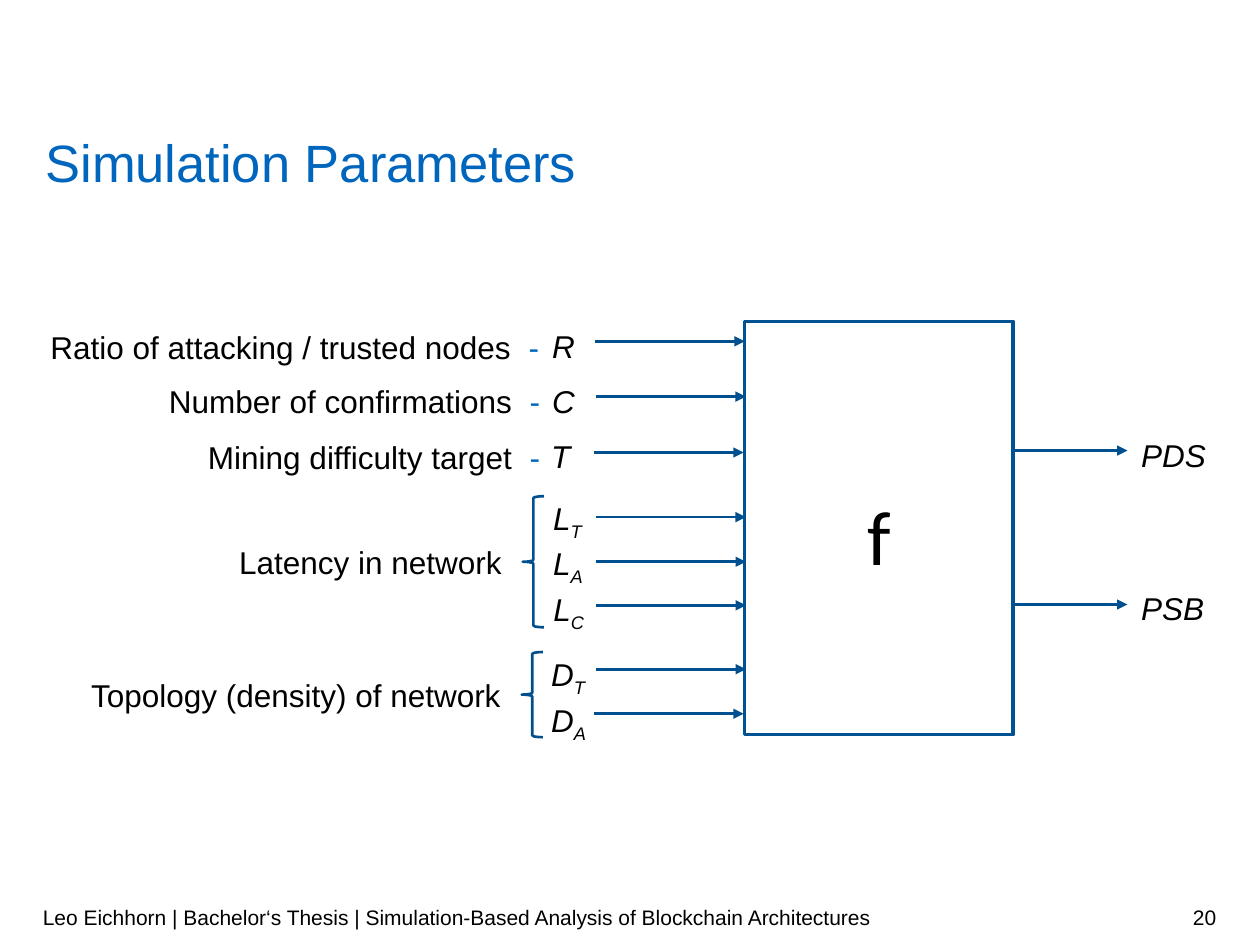
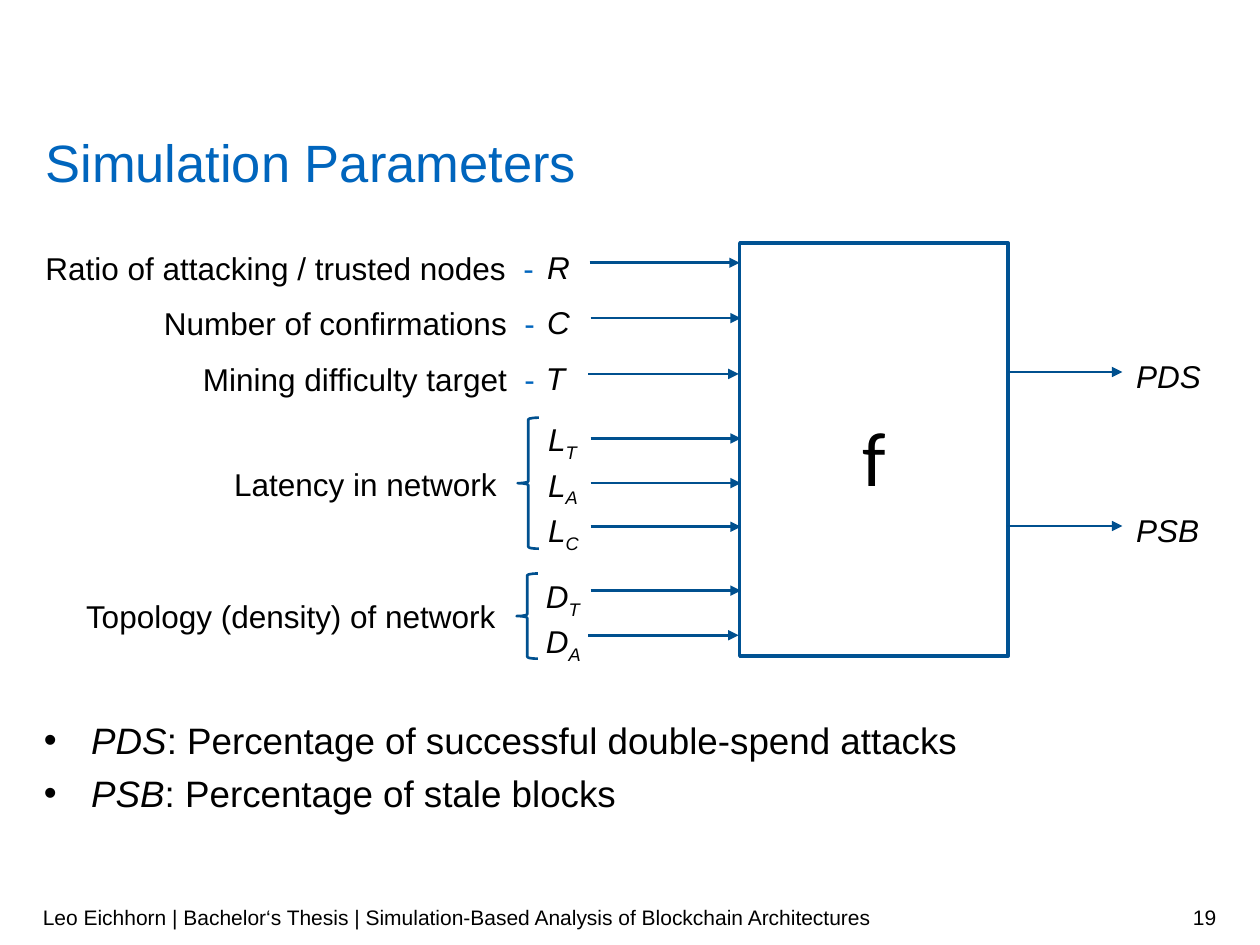
Before and after one commit to LeoEichhorn/Blockchain, a slide deck: slide 19 of Presentation/Blockchain.pptx (slide 20 before the commit). Drawn at 1260x945 pixels with LibreOffice and Linux fonts; fonts in the diff are those of the drawing; background and template pictures are left out. Boxes give left, top, right and bottom in pixels: in the first picture for what was removed or moved away, otherwise in the second. Text is boxed around its words. In the diff, an @@ line names an element or a change of style, - is before the commit and + after.

```diff
--- a/Presentation/Blockchain.pptx
+++ b/Presentation/Blockchain.pptx
@@ 15 texts, 10 arrows, 2 left braces, 1 rectangle: place and size @@
-15 texts, 10 arrows, 2 left braces, 1 rectangle at [50,321,1206,738]
+15 texts, 10 arrows, 2 left braces, 1 rectangle at [45,243,1201,659]
@@ text added at [91,727,956,814], 21 pt, text #000000 @@
+• PDS: Percentage of successful double-spend attacks
+• PSB: Percentage of stale blocks
@@ page number at [1193,910,1216,925]: text changed @@
-20
+19
```
Also in this commit, not shown: 21 other slides changed, 8 slides added, 19 other files.
